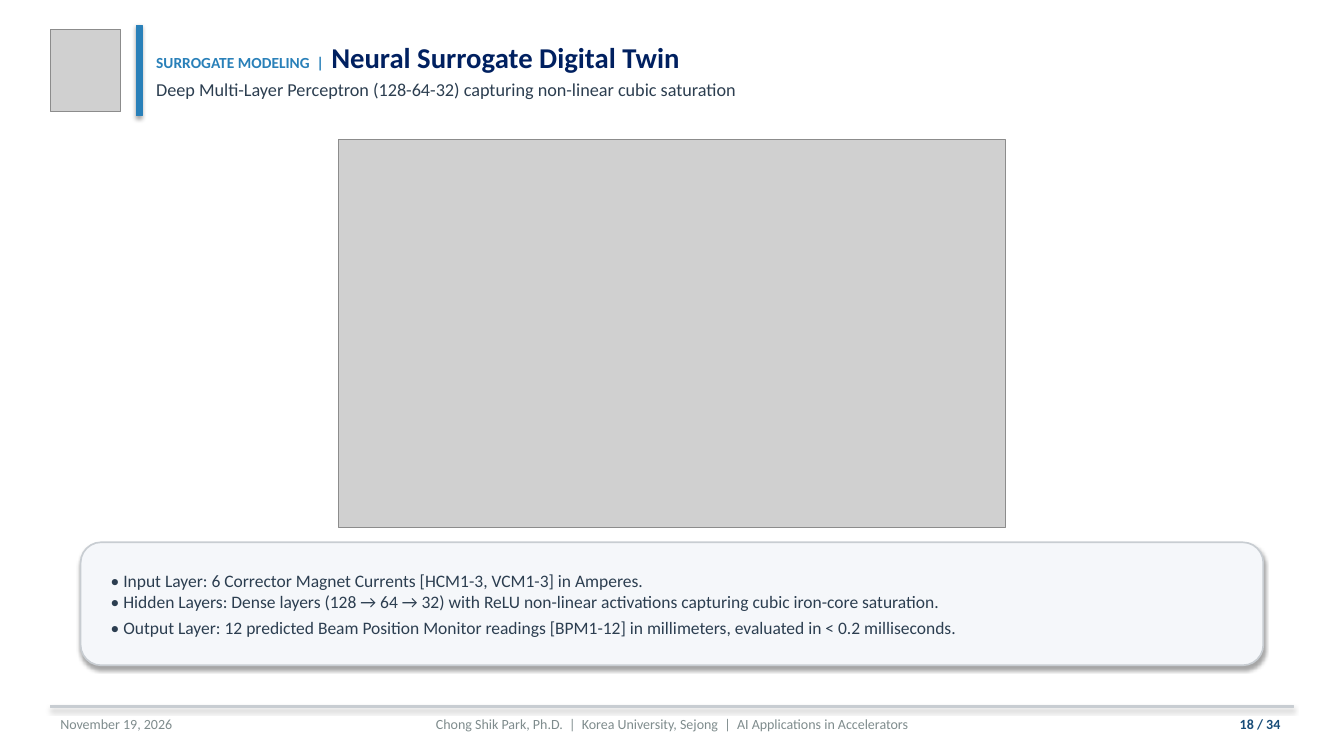
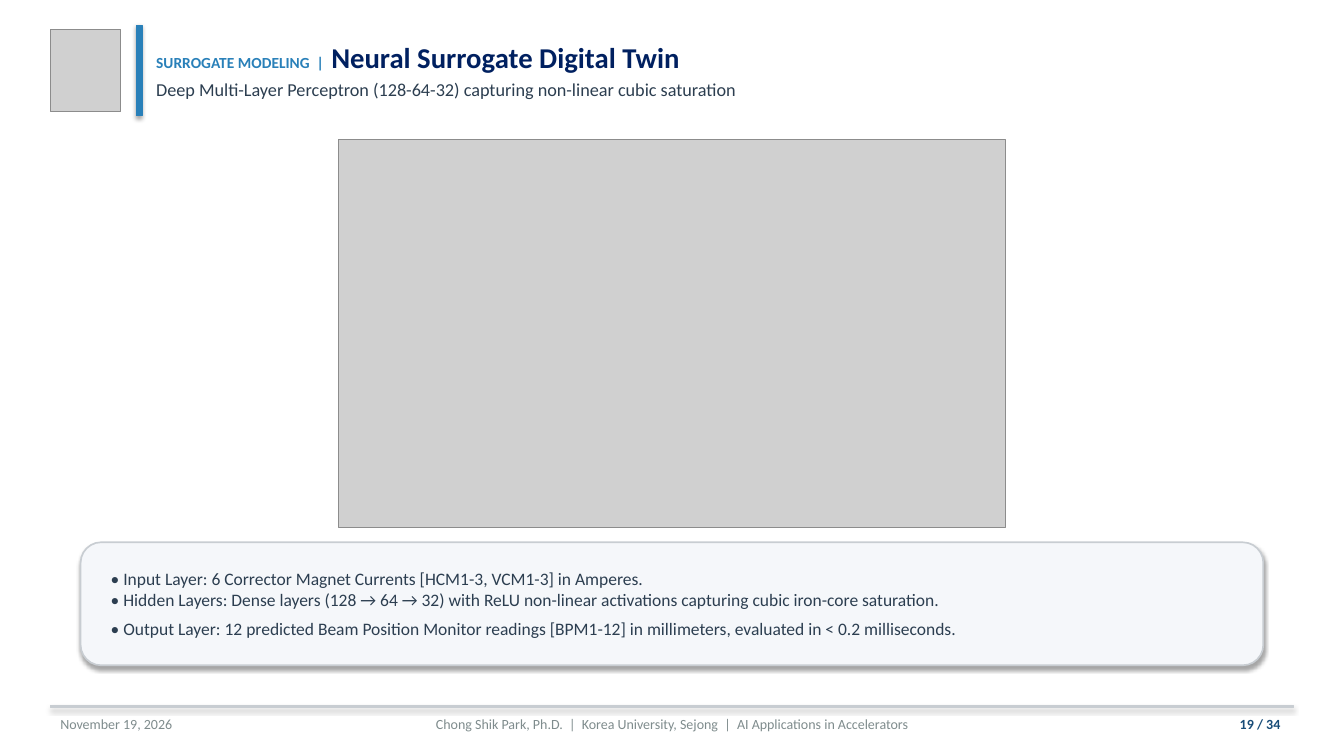
Before and after one commit to cspark7701/ai4acc-mini-hackathon, a slide deck: slide 19 of presentations/Lecture_1_AI_ML_Foundations_and_Control_Slides.pptx (slide 18 before the commit). Drawn at 1344x756 pixels with LibreOffice and Linux fonts; fonts in the diff are those of the drawing; grey boxes stand for pictures. Boxes give left, top, right and bottom in pixels: in the first picture for what was removed or moved away, otherwise in the second. Text is boxed around its words. In the diff, an @@ line names an element or a change of style, - is before the commit and + after.

```diff
--- a/presentations/Lecture_1_AI_ML_Foundations_and_Control_Slides.pptx
+++ b/presentations/Lecture_1_AI_ML_Foundations_and_Control_Slides.pptx
@@ text "• Input Layer: 6 Corrector ..." at [123, 572, 956, 638]: line spacing 1.22 to 1.38 @@
```
Also in this commit, not shown: 17 other slides changed, 1 slide added, 6 other files.
